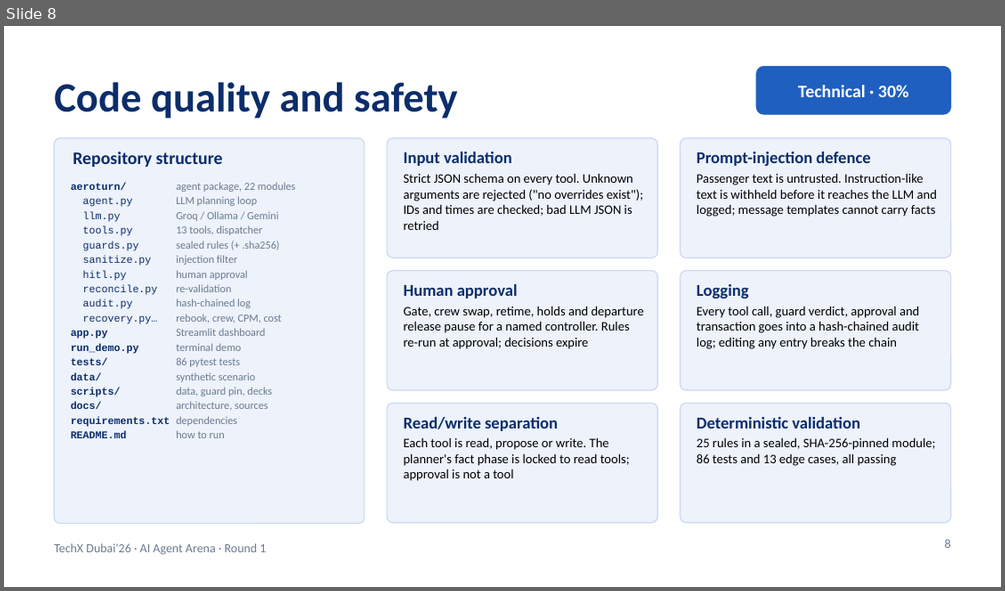
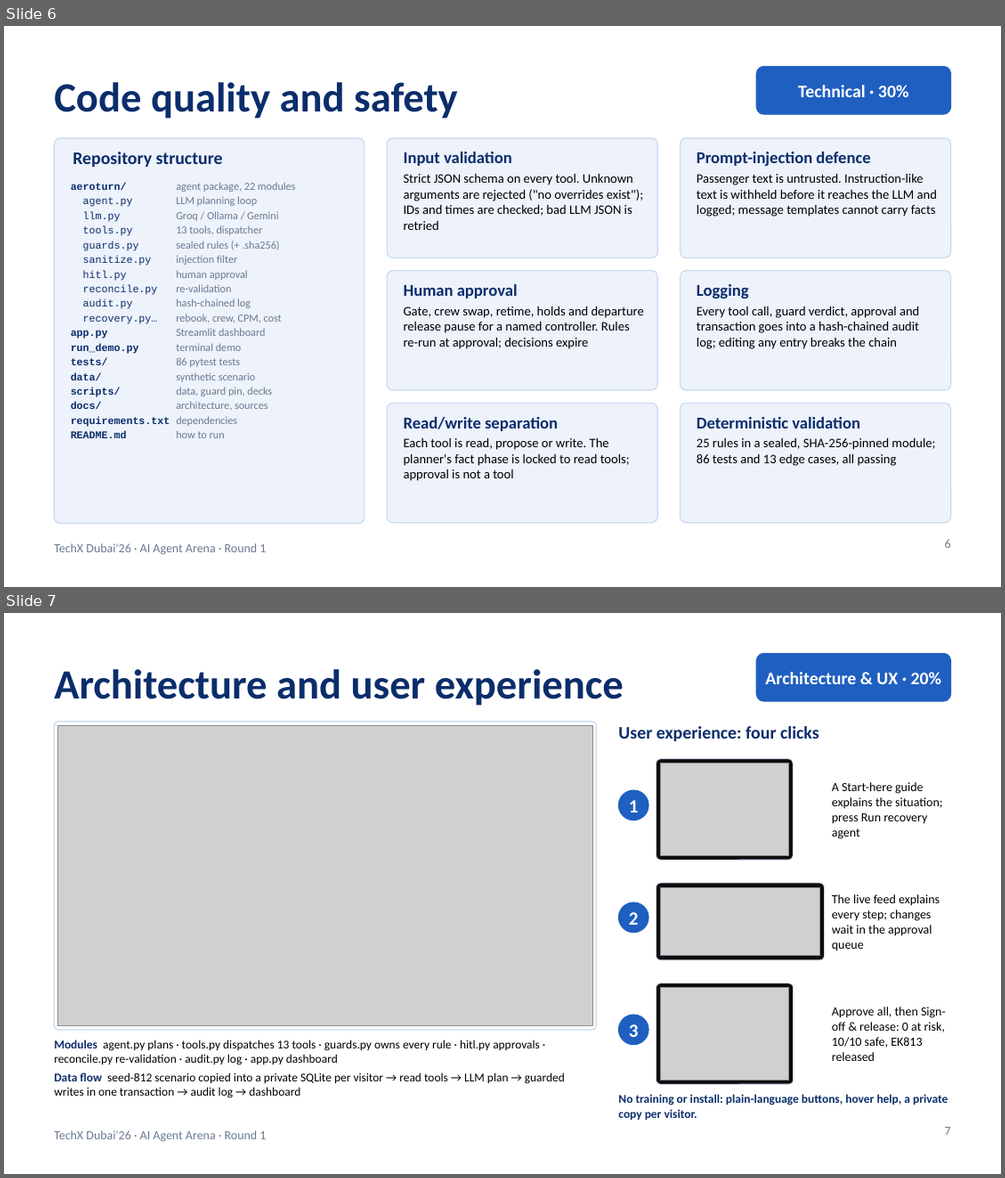
Before and after one commit to RithikhC/EagleX, a slide deck: docs/EagleX_Round1_Submission.pptx. Shown one above the other, each under a label of ours: slide 8 before the commit, slides 6 and 7 after it. The pictures are 1005x591 and 1005x1178 pixels, drawn with LibreOffice and Linux fonts; fonts in the diff are those of the drawing; grey boxes stand for pictures. Boxes give left, top, right and bottom in pixels: in the first picture for what was removed or moved away, otherwise in the second. Text is boxed around its words. In the diff, an @@ line names an element or a change of style, - is before the commit and + after.

```diff
--- a/docs/EagleX_Round1_Submission.pptx
+++ b/docs/EagleX_Round1_Submission.pptx
@@ slide 7 added at (x1=4, y1=613, x2=1001, y2=1174), background #FFFFFF; not listed: 1 template element that a slide beside it also shows @@
@@ rounded rectangle added at (x1=756, y1=653, x2=951, y2=701), fill #1F5FC0, outline #1F5FC0 1 pt @@
@@ title added at (x1=54, y1=669, x2=623, y2=706), 40 pt, text #0B2D6B, bold @@
+Architecture and user experience
@@ text added at (x1=765, y1=672, x2=942, y2=684), 17 pt, text #FFFFFF, bold @@
+Architecture & UX · 20%
@@ rounded rectangle added at (x1=54, y1=722, x2=596, y2=1030), fill #FFFFFF, outline #C9D8F0 1 pt @@
@@ picture added at (x1=57, y1=725, x2=592, y2=1026) @@
@@ text added at (x1=618, y1=726, x2=819, y2=741), 17 pt, text #0B2D6B, bold @@
+User experience: four clicks
@@ rounded rectangle added at (x1=656, y1=759, x2=793, y2=860), fill #0D0D0D, outline #C9D8F0 0.75 pt @@
@@ picture added at (x1=661, y1=763, x2=788, y2=855) @@
@@ ellipse added at (x1=619, y1=790, x2=648, y2=820), fill #1F5FC0, outline #1F5FC0 1 pt @@
@@ text added at (x1=832, y1=782, x2=942, y2=839), 12 pt, text #000000 @@
+A Start-here guide explains the situation; press Run recovery agent
@@ text added at (x1=629, y1=800, x2=639, y2=812), 18 pt, text #FFFFFF, bold @@
+1
@@ ellipse added at (x1=619, y1=902, x2=648, y2=933), fill #1F5FC0, outline #1F5FC0 1 pt @@
@@ rounded rectangle added at (x1=656, y1=883, x2=825, y2=960), fill #0D0D0D, outline #C9D8F0 0.75 pt @@
@@ picture added at (x1=661, y1=887, x2=820, y2=956) @@
@@ text added at (x1=832, y1=894, x2=939, y2=951), 12 pt, text #000000 @@
+The live feed explains every step; changes wait in the approval queue
@@ text added at (x1=629, y1=912, x2=639, y2=925), 18 pt, text #FFFFFF, bold @@
+2
@@ rounded rectangle added at (x1=656, y1=983, x2=793, y2=1084), fill #0D0D0D, outline #C9D8F0 0.75 pt @@
@@ picture added at (x1=661, y1=988, x2=789, y2=1079) @@
@@ text added at (x1=832, y1=1006, x2=946, y2=1061), 12 pt, text #000000 @@
+Approve all, then Sign-off & release: 0 at risk, 10/10 safe, EK813 released
@@ text added at (x1=54, y1=1039, x2=565, y2=1098), 11.5 pt, text #000000 @@
+Modules agent.py plans · tools.py dispatches 13 tools · guards.py owns every rule · hitl.py approvals · reconcile.py re-validation · audit.py log · app.py dashboard
+Data flow seed-812 scenario copied into a private SQLite per visitor → read tools → LLM plan → guarded writes in one transaction → audit log → dashboard
@@ ellipse added at (x1=619, y1=1014, x2=648, y2=1045), fill #1F5FC0, outline #1F5FC0 1 pt @@
@@ text added at (x1=629, y1=1024, x2=639, y2=1037), 18 pt, text #FFFFFF, bold @@
+3
@@ text added at (x1=618, y1=1094, x2=947, y2=1119), 11.5 pt, text #0B2D6B, bold @@
+No training or install: plain-language buttons, hover help, a private copy per visitor.
@@ page number added at (x1=945, y1=1127, x2=951, y2=1135), 12 pt, text #6B7A90 @@
+7
@@ what was slide 8 is now slide 6 @@
@@ page number at (x1=945, y1=539, x2=951, y2=548): text changed @@
-8
+6
```
Also in this commit, not shown: 3 slides changed, 8 slides removed, 10 other files.
